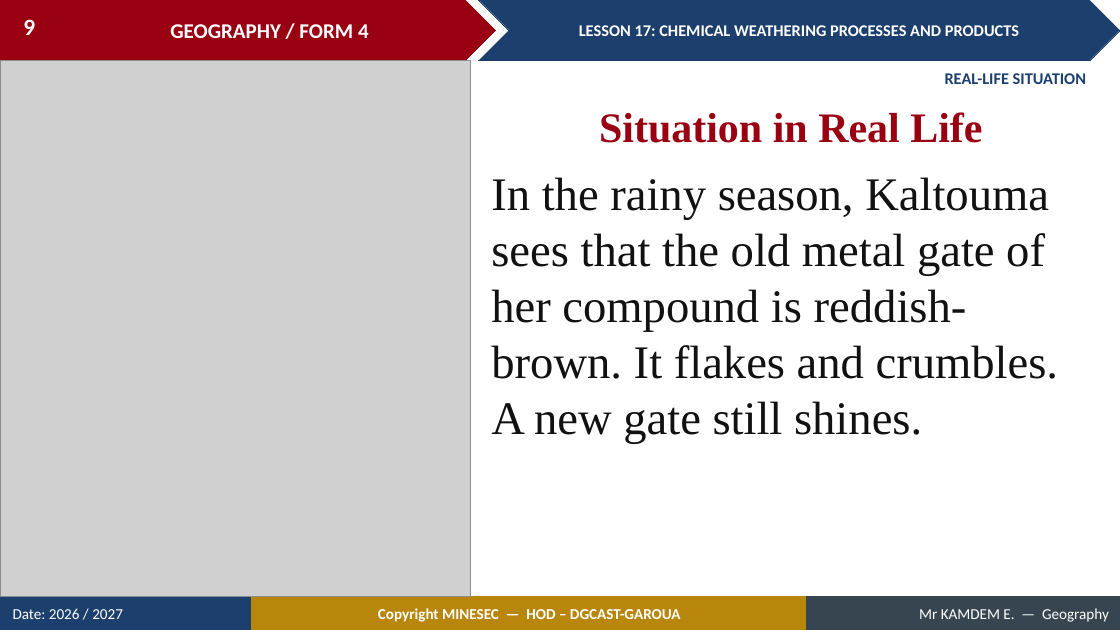
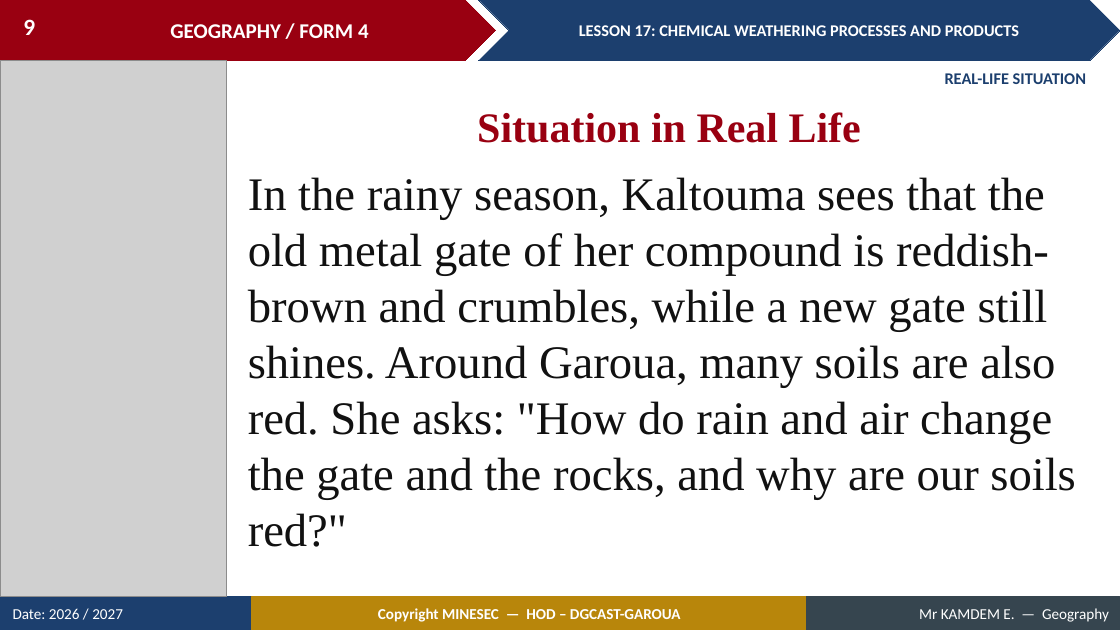
Before and after one commit to Berthautk/linea-github, a slide deck: slide 9 of lecons/F3/20_FORM4_LESSON17_Chemical_Weathering.pptx. Drawn at 1120x630 pixels with LibreOffice and Linux fonts; fonts in the diff are those of the drawing; grey boxes stand for pictures. Boxes give left, top, right and bottom in pixels: in the first picture for what was removed or moved away, otherwise in the second. Text is boxed around its words. In the diff, an @@ line names an element or a change of style, - is before the commit and + after.

```diff
--- a/lecons/F3/20_FORM4_LESSON17_Chemical_Weathering.pptx
+++ b/lecons/F3/20_FORM4_LESSON17_Chemical_Weathering.pptx
@@ picture: place and size @@
-picture at (0, 60, 471, 597)
+picture at (0, 60, 227, 597)
@@ text "Situation in Real Life": place and size @@
-text "Situation in Real Life" at (599, 112, 982, 143)
+text "Situation in Real Life" at (477, 112, 861, 143)
@@ text at (248, 177, 1075, 547): text changed @@
-In the rainy season, Kaltouma sees that the old metal gate of her compound is reddish-brown. It flakes and crumbles. A new gate still shines.
+In the rainy season, Kaltouma sees that the old metal gate of her compound is reddish-brown and crumbles, while a new gate still shines. Around Garoua, many soils are also red. She asks: "How do rain and air change the gate and the rocks, and why are our soils red?"
```
Also in this commit, not shown: 20 other slides changed, 8 slides added, 1 slide removed, 11 other files.
